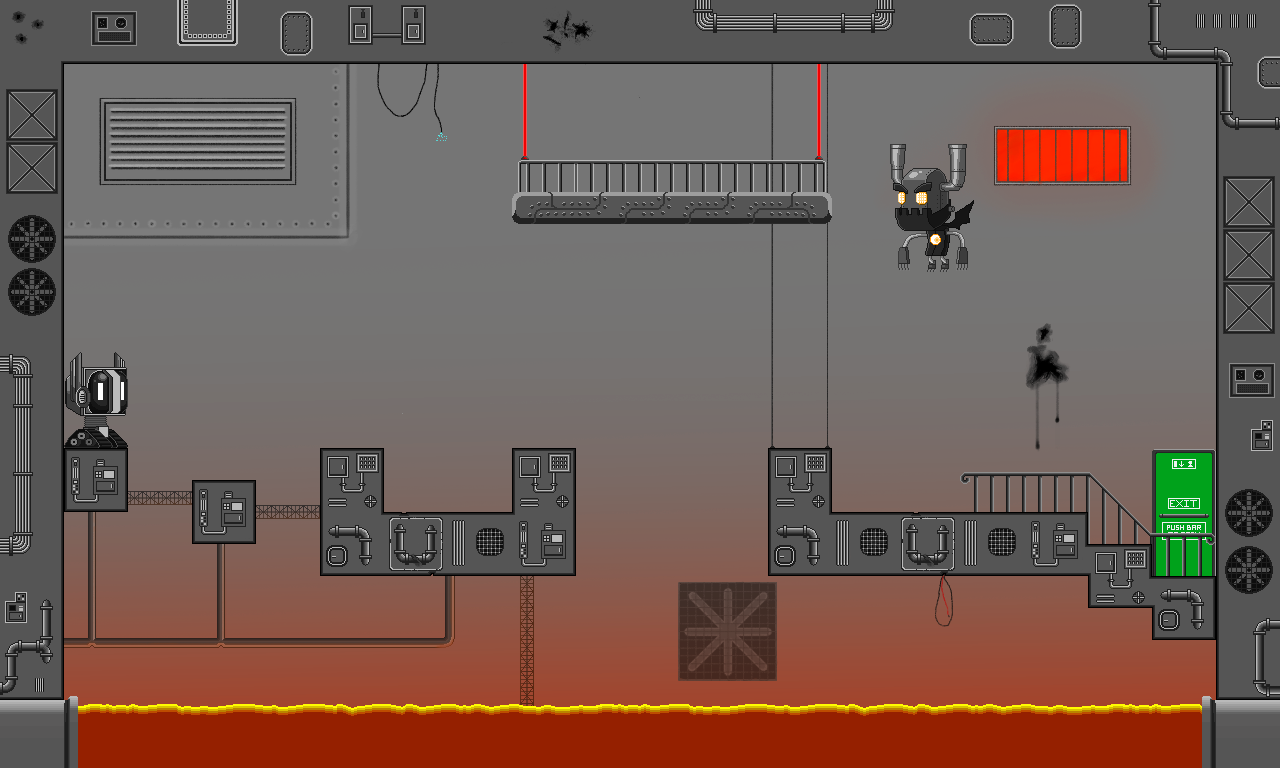
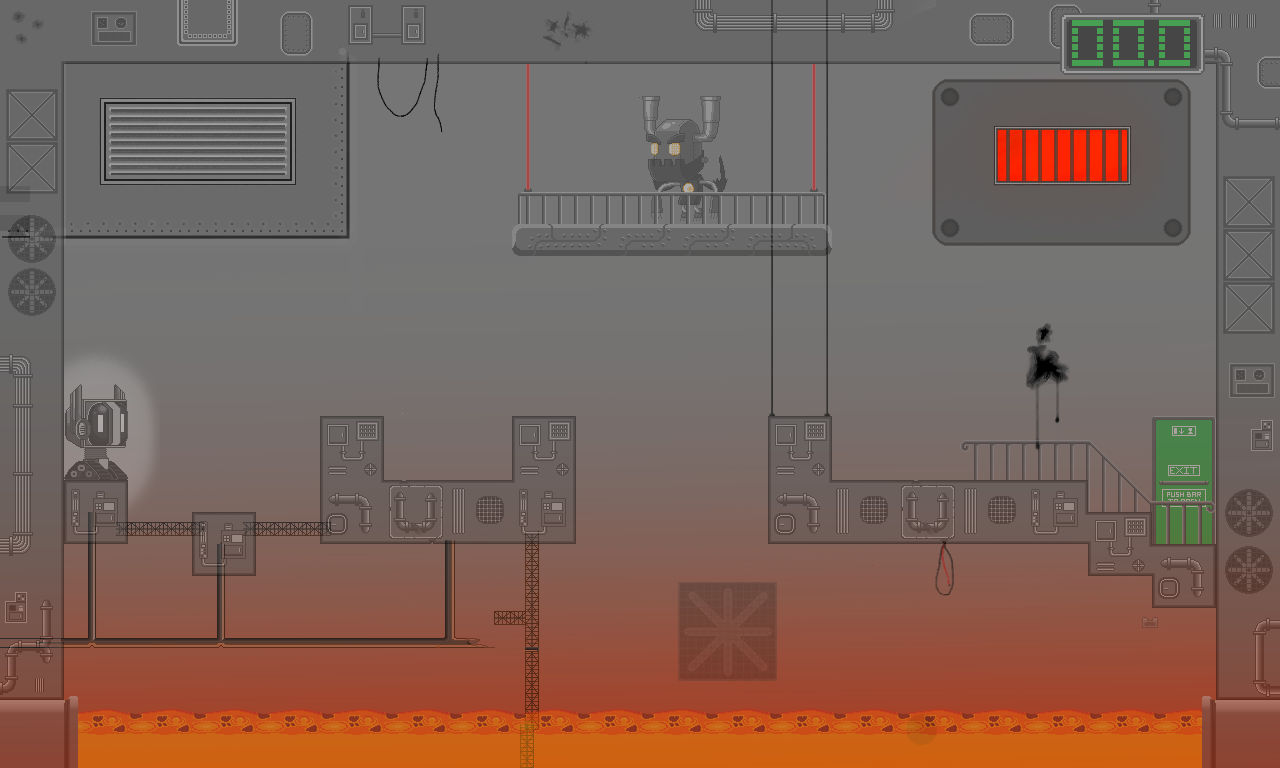
Two versions of the same layered image (1280x768). Layer-by-layer changes:
hid group "konstrukt" (21 layers) over (0, 0, 1280, 768)
hid "Layer 11" over (890, 144, 974, 272)
hid "Layer 10" over (64, 352, 128, 448)
renamed "Layer 17" to "Layer 19", opacity 100% → 40%, moved it above "Brightness/Contrast 1 copy", painted on it over (0, 0, 1280, 768)
hid "Layer 12" over (436, 132, 447, 141)
painted on "Layer 16" over (0, 59, 1191, 519)
added layer "Background_Part01" in group "Group 1" over (0, 0, 640, 768)
hid "Layer 8", moved it above "Layer 9" over (866, 39, 1185, 242)
painted on "Layer 9" over (677, 0, 1280, 681)
painted on "Layer 5" over (585, 704, 603, 707)
